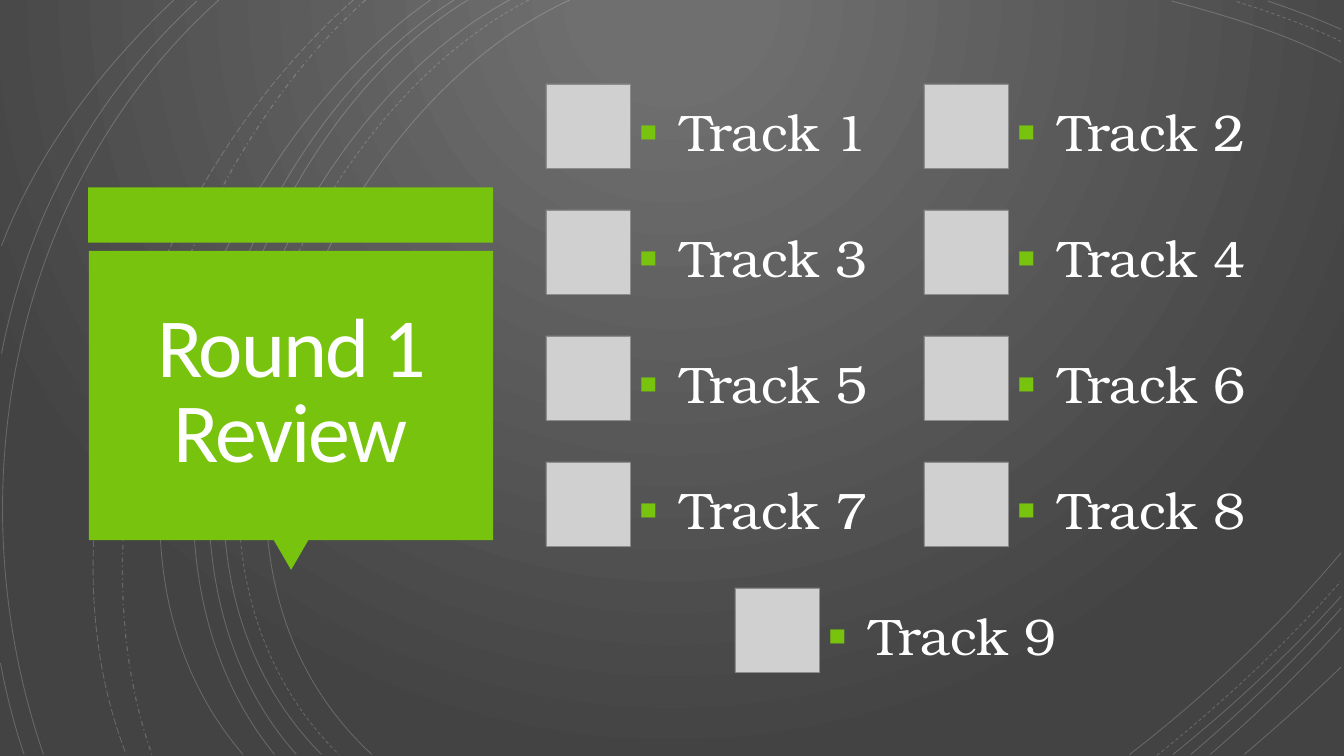
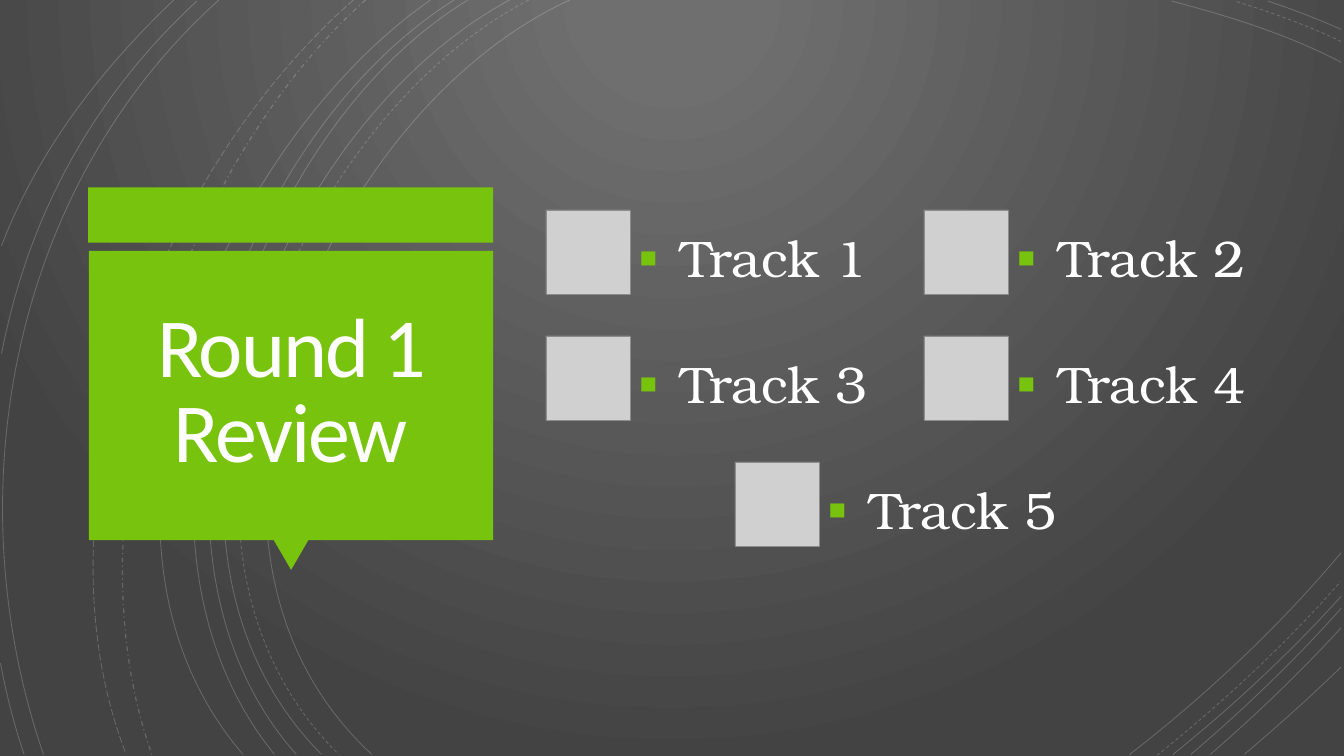
Before and after one commit to Rwelk/Video-Game-Music-Competition, a slide deck: slide 9 of VGMC 2022 Spring Slides.pptx (slide 13 before the commit). Drawn at 1344x756 pixels with LibreOffice and Linux fonts; fonts in the diff are those of the drawing; grey boxes stand for pictures. Boxes give left, top, right and bottom in pixels: in the first picture for what was removed or moved away, otherwise in the second. Text is boxed around its words. In the diff, an @@ line names an element or a change of style, - is before the commit and + after.

```diff
--- a/VGMC 2022 Spring Slides.pptx
+++ b/VGMC 2022 Spring Slides.pptx
@@ picture removed at [546, 84, 630, 168] @@
@@ picture removed at [924, 84, 1008, 168] @@
@@ 4 texts: place and size @@
-4 texts at [680, 114, 1246, 278]
+4 texts at [680, 240, 1246, 404]
@@ text removed at [1058, 366, 1246, 404] @@
-▪ Track 6
@@ picture: place and size @@
-picture at [546, 462, 630, 546]
+picture at [735, 462, 819, 546]
@@ text "Track 5": place and size @@
-text "Track 5" at [680, 366, 868, 404]
+text "Track 5" at [869, 492, 1057, 530]
@@ picture removed at [924, 462, 1008, 546] @@
@@ text removed at [680, 492, 868, 530] @@
-▪ Track 7
@@ text removed at [1058, 492, 1246, 530] @@
-▪ Track 8
@@ picture removed at [735, 588, 819, 672] @@
@@ text removed at [869, 618, 1057, 656] @@
-▪ Track 9
```
Also in this commit, not shown: 5 other slides changed, 13 slides added, 4 other files.
